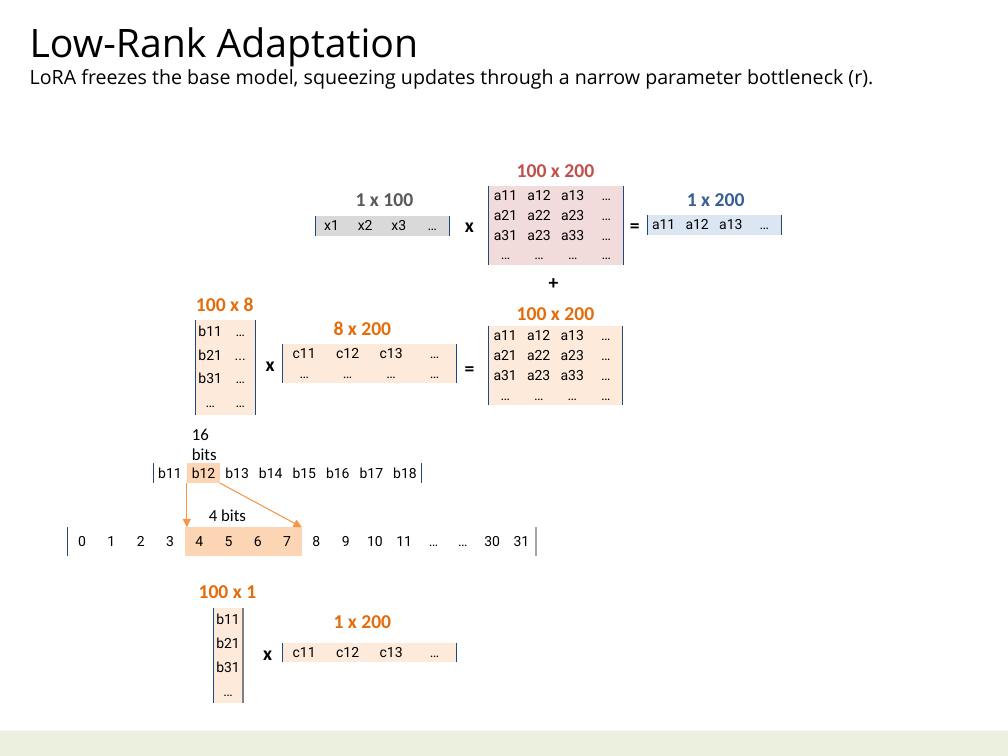
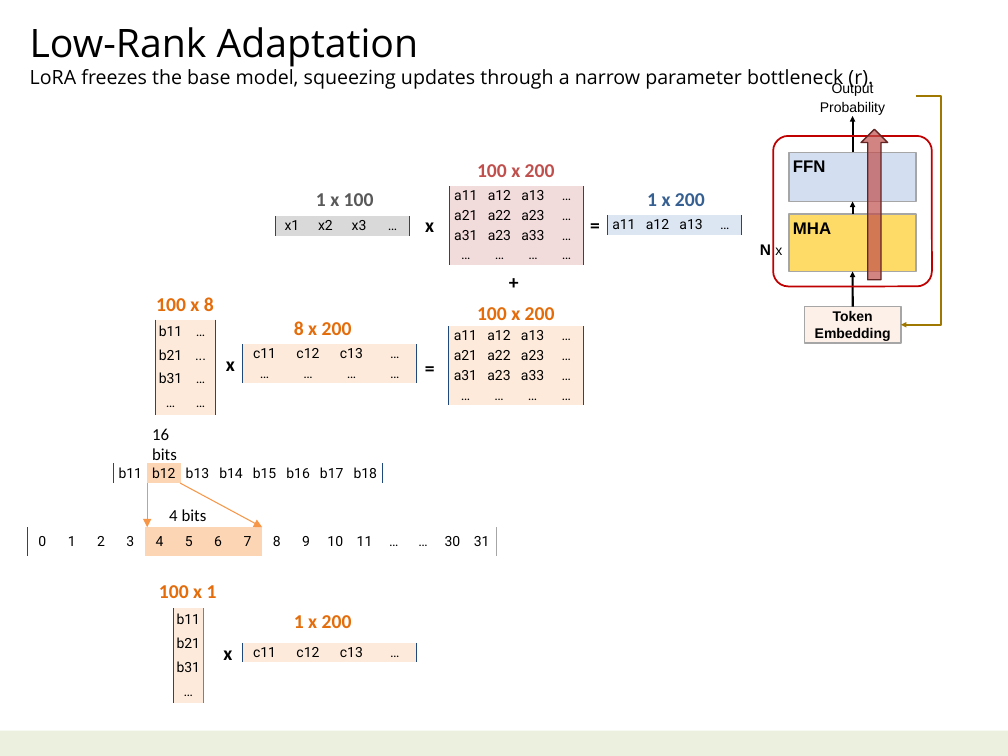
Before and after one commit to navibator/crazy-ai, a slide deck: slide 13 of ai-gemma.pptx. Drawn at 1008x756 pixels with LibreOffice and Linux fonts; fonts in the diff are those of the drawing. Boxes give left, top, right and bottom in pixels: in the first picture for what was removed or moved away, otherwise in the second. Text is boxed around its words. In the diff, an @@ line names an element or a change of style, - is before the commit and + after.

```diff
--- a/ai-gemma.pptx
+++ b/ai-gemma.pptx
@@ text added at (820, 82, 885, 115), 10 pt, text #000000 @@
+Output
+Probability
@@ arrow added from (853, 152) to (853, 116), #000000 1.5 pt @@
@@ elbow arrow added from (916, 96) to (901, 325), #9E7800 1.5 pt @@
@@ rounded rectangle added at (773, 136, 931, 286), outline #C00000 1.25 pt @@
@@ down arrow added at (861, 129, 887, 279), fill #C0504D at 70% opacity, outline #632523 1 pt @@
@@ rectangle added at (789, 152, 916, 202), fill #B7C9E7 at 60% opacity, outline #A6A6A6 1.25 pt, 12 pt, text #000000, bold @@
+FFN
@@ arrow added from (853, 214) to (853, 202), #000000 1.5 pt @@
@@ 16 texts, 10 tables, 2 arrows: place and size @@
-16 texts, 10 tables, 2 arrows at (68, 164, 780, 703)
+16 texts, 10 tables, 2 arrows at (28, 164, 740, 703)
@@ rectangle added at (789, 214, 916, 271), fill #FEC203 at 60% opacity, outline #A6A6A6 1.25 pt, 12 pt, text #000000, bold @@
+MHA
@@ text added at (760, 244, 782, 255), 11 pt, text #000000, bold @@
+N x
@@ arrow added from (853, 306) to (853, 271), #000000 1.5 pt @@
@@ rectangle added at (804, 306, 900, 343), fill #FDE7DA at 60% opacity, outline #A6A6A6 1.25 pt, 10 pt, text #000000, bold @@
+Token
+Embedding
```
Also in this commit, not shown: 8 other slides changed.
